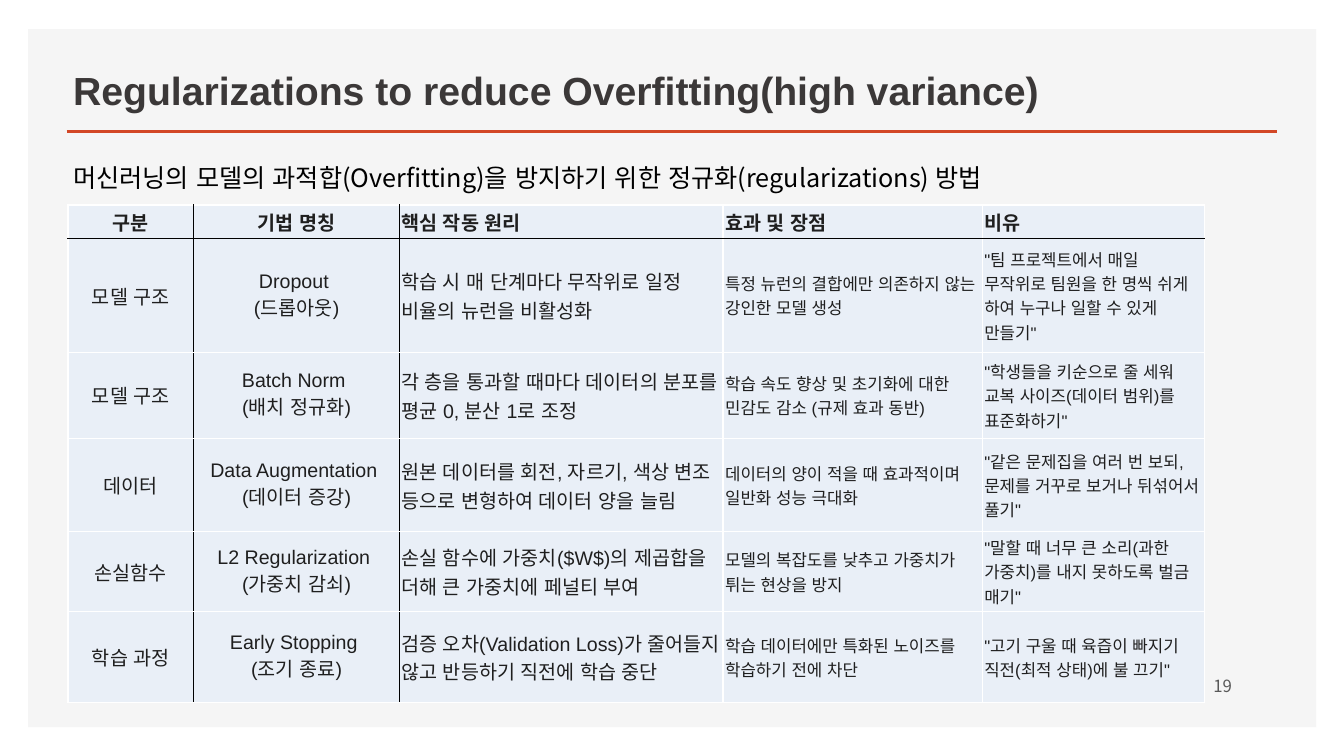
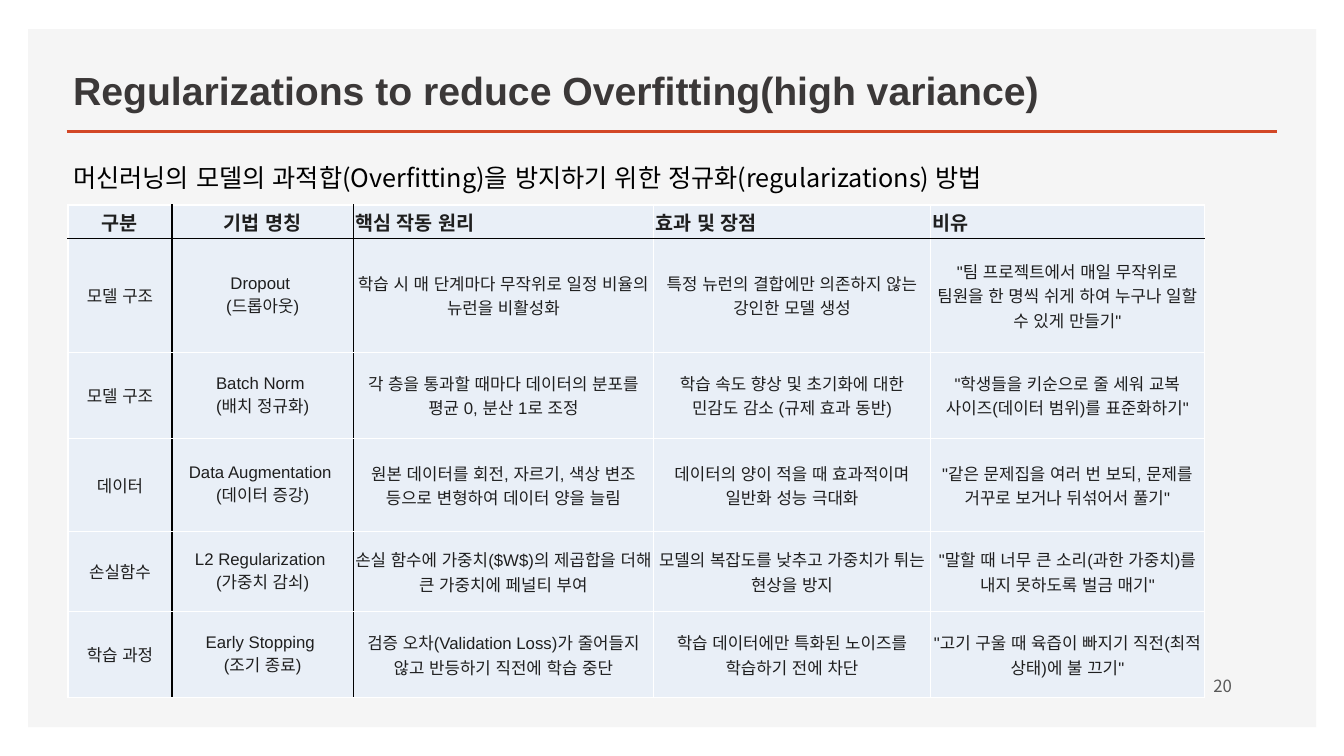
Before and after one commit to ancestor9/mathematics-for-machine-learning, a slide deck: slide 20 of Linear_Algebra/w5_03_Deep_Learning_with_pytorch.pptx (slide 19 before the commit). Drawn at 1344x756 pixels with LibreOffice and Linux fonts; fonts in the diff are those of the drawing; background and template pictures are left out. Boxes give left, top, right and bottom in pixels: in the first picture for what was removed or moved away, otherwise in the second. Text is boxed around its words. In the diff, an @@ line names an element or a change of style, - is before the commit and + after.

```diff
--- a/Linear_Algebra/w5_03_Deep_Learning_with_pytorch.pptx
+++ b/Linear_Algebra/w5_03_Deep_Learning_with_pytorch.pptx
@@ table at (x1=68, y1=205, x2=1205, y2=696) @@
@@ size 14 to 12 pt in "모델 구조", "Dropout", "(드롭아웃)", "학습 시 매 단계마다 무작위로 일정 비율의 ..." and 16 more places @@
@@ alignment left to centre @@
@@ page number at (x1=1213, y1=679, x2=1232, y2=692): text changed @@
-19
+20
```
Also in this commit, not shown: 5 other slides changed, 1 slide added.
